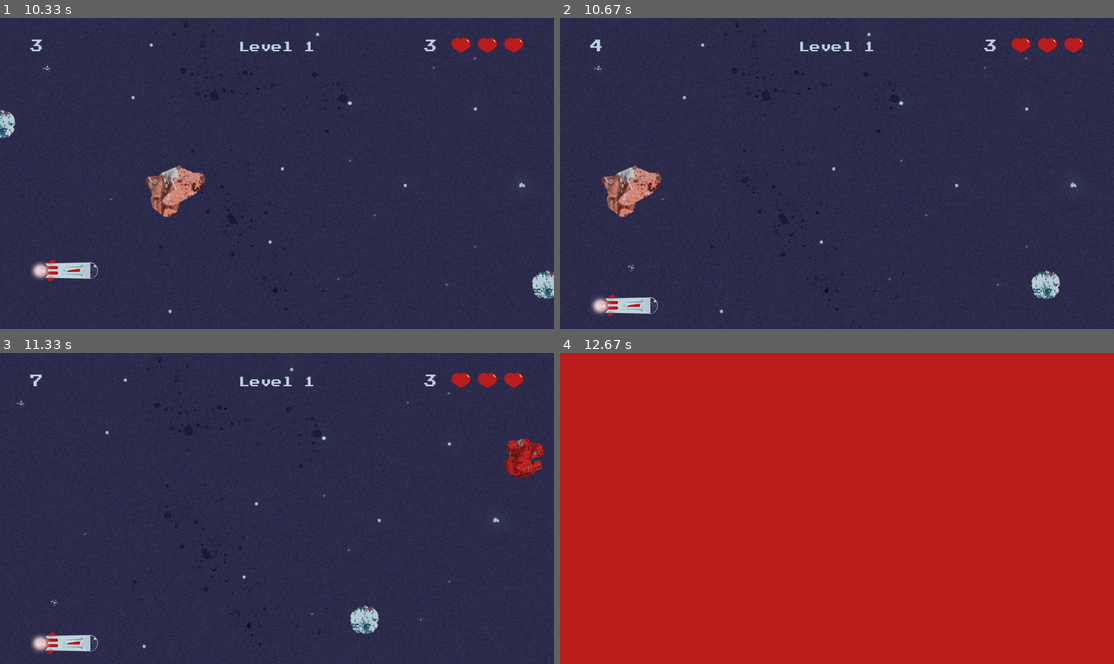
Above: before the commit, frames 1-4 (two rows, left to right).
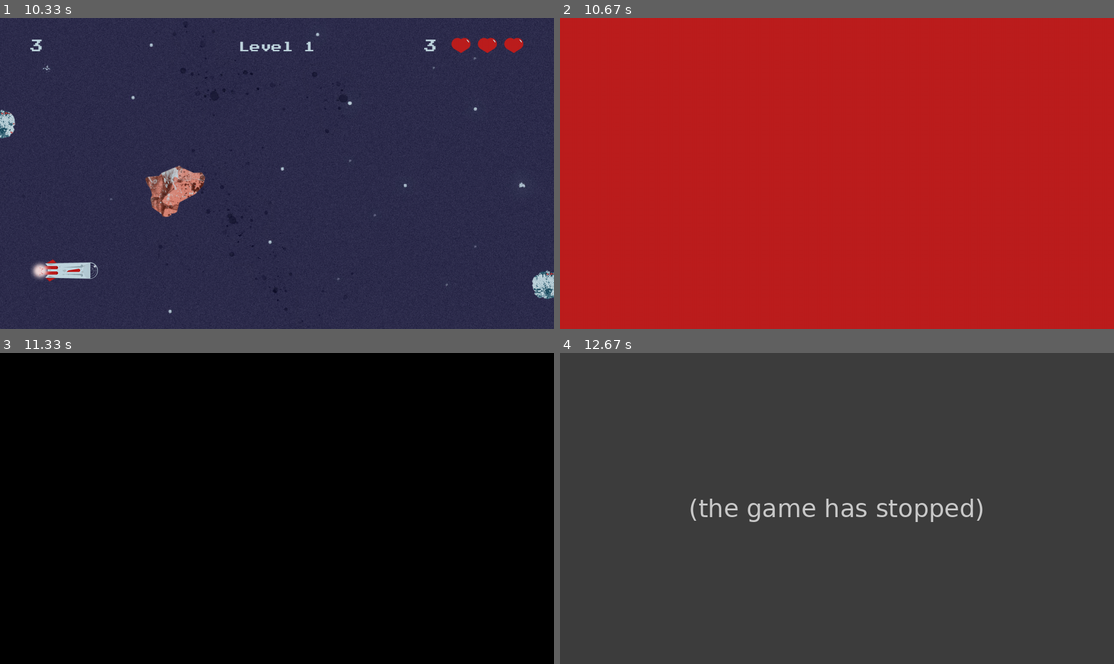
Above: after the commit, the same moments.

Repository: AdrianFSN/proyecto-final-pygame-quest
Game: pygame game, started from main.py
Two runs of this game, one before a commit and one after it. Both use one fixed random seed, a clock stepped at 60 frames per second and the inputs below.
Inputs:
- Up to frame 1 (10.33 s): tap Space at 0.33, 0.73, 1.03, 1.23, 1.63, 2.03, 2.37, 2.7, 3.1, 3.5, 3.83, 4.17, 4.57, 4.97, 5.3, 5.63, 6.03, 6.43, 6.77, 7.1, 7.5, 7.9, 8.23, 8.57, 8.97, 9.37, 9.7, 10.03 s; hold Down 0.67-1.13 s; hold Up 1.17-1.53 s; hold Down 1.57-1.93 s; hold Up 1.97-2.27 s; hold Down 2.3-2.6 s; hold Up 2.63-3 s; hold Down 3.03-3.4 s; hold Up 3.43-3.73 s; hold Down 3.77-4.07 s; hold Up 4.1-4.47 s; hold Down 4.5-4.87 s; hold Up 4.9-5.2 s; hold Down 5.23-5.53 s; hold Up 5.57-5.93 s; hold Down 5.97-6.33 s; hold Up 6.37-6.67 s; hold Down 6.7-7 s; hold Up 7.03-7.4 s; hold Down 7.43-7.8 s; hold Up 7.83-8.13 s; hold Down 8.17-8.47 s; hold Up 8.5-8.87 s; hold Down 8.9-9.27 s; hold Up 9.3-9.6 s; hold Down 9.63-9.93 s; hold Up from 9.97 s (still down)
- Up to frame 2 (10.67 s): release Up at 10.33 s; hold Down from 10.37 s (still down); tap Space at 10.43 s
- Up to frame 3 (11.33 s): release Down at 10.73 s; hold Up 10.77-11.07 s; tap Space at 10.83, 11.17 s; hold Down from 11.1 s (still down)
- Up to frame 4 (12.67 s): release Down at 11.4 s; hold Up 11.43-11.8 s; tap Space at 11.5, 11.9, 12.3, 12.63 s; hold Down 11.83-12.2 s; hold Up 12.23-12.53 s; hold Down from 12.57 s (still down)

Frame 1 is identical in both runs. In frame 2, 100% of the frame differs, in the area x 0-100%, y 0-100%; in frame 3, 100%; in frame 4, 100%.
After the commit the program exited at 11.5 s; later frames show no game.

Commit message:
feat: añado la rotación a la nave y meto toda la secuencia en el update de la nave

Diff:
--- a/glumtar/__init__.py
+++ b/glumtar/__init__.py
@@ -1,7 +1,7 @@
 # Animations
 ANIMATION_FRAMES = 61  # Animations should have 60 frames
 FRAMES_SPEED = 1
-BG_SCROLL_SPEED = 10  # Should be one. Increase only for testing purposes.
+BG_SCROLL_SPEED = 12  # Should be 1. Increase only for testing purposes.
 
 # Colors palette RGB
 COLUMBIA_BLUE = (192, 214, 223)
--- a/glumtar/entities.py
+++ b/glumtar/entities.py
@@ -12,9 +12,19 @@
     speed = default_speed
     speed_boost = .5
     landing_speed = 2
-
-    def __init__(self):
+    rotating_speed = 2
+    rotation_angle = 10
+    pos_ship_after_rotation = (0, 0)
+
+    def __init__(self, screen, land=False):
         super().__init__()
+        self.screen = screen
+        self.land = land
+        self.request_draw_rotation = False
+
+        self.rotated_image = None
+        self.rotated_image_rect = None
+
         self.img_route = os.path.join(
             'glumtar', 'resources', 'images', 'ship0_0.png')
         self.image = pygame.image.load(self.img_route)
@@ -49,22 +59,26 @@
             return self.speed
 
     def update(self):
-        pressed = pygame.key.get_pressed()
-        if pressed[pygame.K_UP] and not pressed[pygame.K_DOWN]:
-            self.rect.y -= self.speed
-            self.speed += self.speed_boost
-            if self.rect.top < TOP_MARGIN_LIMIT:
-                self.rect.top = TOP_MARGIN_LIMIT
-        self.reset_speed()
-
-        if pressed[pygame.K_DOWN] and not pressed[pygame.K_UP]:
-            self.rect.y += self.speed
-            self.speed += self.speed_boost
-            if self.rect.bottom > HEIGHT:
-                self.rect.bottom = HEIGHT
-        self.reset_speed()
+        if not self.land:
+            pressed = pygame.key.get_pressed()
+            if pressed[pygame.K_UP] and not pressed[pygame.K_DOWN]:
+                self.rect.y -= self.speed
+                self.speed += self.speed_boost
+                if self.rect.top < TOP_MARGIN_LIMIT:
+                    self.rect.top = TOP_MARGIN_LIMIT
+            self.reset_speed()
+
+            if pressed[pygame.K_DOWN] and not pressed[pygame.K_UP]:
+                self.rect.y += self.speed
+                self.speed += self.speed_boost
+                if self.rect.bottom > HEIGHT:
+                    self.rect.bottom = HEIGHT
+            self.reset_speed()
+        else:
+            self.land_ship()
 
     def land_ship(self):
+        descend_speed = 2
         if self.rect.y < (HEIGHT - self.image.get_height())/2:
             self.rect.y += self.landing_speed
             if self.rect.y >= (HEIGHT - self.image.get_height())/2:
@@ -77,6 +91,29 @@
 
         if self.rect.x >= (WIDTH - self.image.get_width())/2:
             self.landing_speed = 0
+        if self.landing_speed == 0:
+            self.rotate_ship()
+
+    def rotate_ship(self):
+        rotation_center = self.rect.center
+        original_image = pygame.image.load(self.img_route)
+
+        if self.rotation_angle < 180:
+            self.rotated_image = pygame.transform.rotate(
+                original_image, self.rotation_angle)
+            self.rotated_image_rect = self.rotated_image.get_rect(
+                center=(rotation_center))
+            self.screen.blit(self.rotated_image, self.rotated_image_rect)
+            self.rotation_angle += self.rotating_speed
+            self.request_draw_rotation = True
+            self.pos_ship_after_rotation = (
+                self.rotated_image_rect.x, self.rotated_image_rect.y)
+        else:
+            self.rect = self.rotated_image_rect
+            self.image = self.rotated_image
+            self.request_draw_rotation = False
+
+        return self.request_draw_rotation
 
 
 class Meteorite(pygame.sprite.Sprite):
--- a/glumtar/game.py
+++ b/glumtar/game.py
@@ -9,7 +9,7 @@
         pygame.init()
         self.screen = pygame.display.set_mode((WIDTH, HEIGHT))
         pygame.display.set_caption("Glumtar | The Quest")
-        self.player = Ship()
+        self.player = Ship(self.screen)
         self.scoreboard = Scoreboard()
         self.lives_counter = LivesCounter()
 
--- a/glumtar/scenes.py
+++ b/glumtar/scenes.py
@@ -127,11 +127,12 @@
                 self.set_bg_scroll -= BG_SCROLL_SPEED
                 if self.set_bg_scroll <= 0:
                     self.stop_bg_scroll = True
-                    print(self.stop_bg_scroll)
+                    print(f'Este esl scroll stop {self.stop_bg_scroll}')
                     exit = True
                 elif end_game:
                     self.stop_bg_scroll = True
-                    print(self.stop_bg_scroll)
+                    print(
+                        f'Este esl scroll stop desde end game {self.stop_bg_scroll}')
 
             end_game = self.execute_game_over
 
@@ -195,7 +196,7 @@
         posY = posY
         timer = timer
         self.screen.blit(self.background, (posX, posY))
-        if self.set_bg_scroll != 0:
+        if self.set_bg_scroll != 0:  # Esto es lo que realmente para el scroll.
             self.background_posX -= 1
 
     def check_collision(self):
@@ -239,6 +240,7 @@
         return self.execute_game_over
 
     def go_to_records(self):
+        return
         go_to_scene = MatchLevel2(self.screen)
 
         return go_to_scene.mainLoop()
@@ -276,9 +278,14 @@
             self.scoreboard.show_scoreboard(self.screen)
             self.lives_counter.show_lives(self.screen)
 
-            # self.player.update()
-            self.screen.blit(self.player.image, self.player.rect)
-            self.player.land_ship()
+            self.player.land = True
+            self.player.update()
+            if not self.player.request_draw_rotation:
+                self.screen.blit(self.player.image, self.player.rect)
+            """ else:
+                self.screen.blit(self.player.rotated_image,
+                                 self.player.rotated_image_rect) """
+            # self.player.land_ship()
 
             pygame.display.flip()
 
